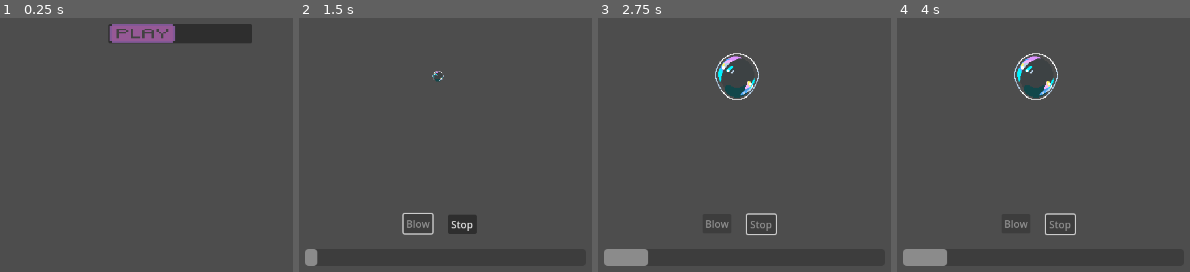
Above: before the commit, frames 1-4 (left to right).
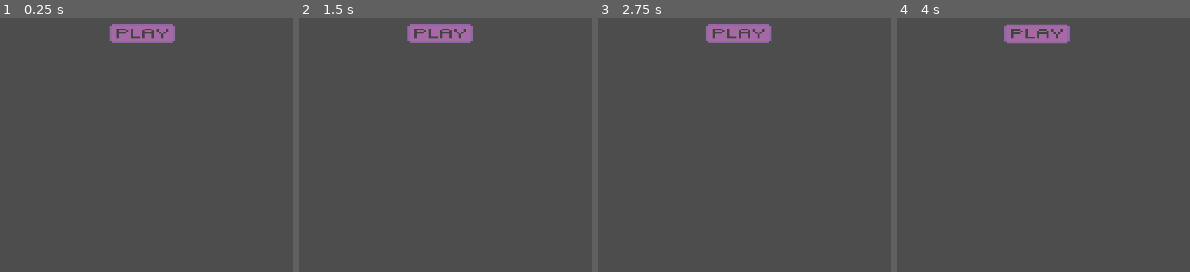
Above: after the commit, the same moments.

Repository: Topech/gamejam2025
Game: Godot game, scene res://main.tscn
Two runs of this game, one before a commit and one after it. Both use one fixed random seed, a clock stepped at 60 frames per second and the inputs below.
Inputs (mouse positions are in pixels of both pictures, inside the frame that each line leads up to):
- Up to frame 1 (0.25 s): no input
- Up to frame 2 (1.5 s): click "This button starts the game!" at 0.5 s; click (419, 223) at 1.25 s, where only the run before the commit has a clickable "Blow"
- Up to frame 3 (2.75 s): click (762, 223) at 2 s, where only the run before the commit has a clickable "Stop"
- Up to frame 4 (4 s): click (1075, 23) at 2.75 s, where only the run after the commit has a clickable "This button starts the game!"; click (1075, 28) at 3.5 s, where only the run after the commit has a clickable "This button starts the game!"

The runs differ from the first frame. In frame 1, 2.0% of the frame differs, in the area x 37-87%, y 2-10%; in frame 2, 2.8%; in frame 3, 3.7%; in frame 4, 3.8%, in the area x 2-62%, y 2-98%.

Commit message:
Start button updated

Diff:
--- a/button.tscn
+++ b/button.tscn
@@ -1,8 +1,30 @@
-[gd_scene load_steps=4 format=3 uid="uid://c6a6sgpnvrubx"]
+[gd_scene load_steps=15 format=3 uid="uid://c6a6sgpnvrubx"]
 
 [ext_resource type="Script" path="res://button.gd" id="1_6syls"]
 [ext_resource type="Script" path="res://start_button.gd" id="2_d5gbx"]
 [ext_resource type="Texture2D" uid="uid://degcmku0mhc20" path="res://Assets/Buttons/MainMenu/Play_2.png" id="3_mvdgq"]
+
+[sub_resource type="StyleBoxEmpty" id="StyleBoxEmpty_nx3b4"]
+
+[sub_resource type="StyleBoxEmpty" id="StyleBoxEmpty_4jxcf"]
+
+[sub_resource type="StyleBoxEmpty" id="StyleBoxEmpty_24le5"]
+
+[sub_resource type="StyleBoxEmpty" id="StyleBoxEmpty_3ytqc"]
+
+[sub_resource type="StyleBoxEmpty" id="StyleBoxEmpty_0fhbr"]
+
+[sub_resource type="StyleBoxEmpty" id="StyleBoxEmpty_dny5t"]
+
+[sub_resource type="StyleBoxEmpty" id="StyleBoxEmpty_qidbh"]
+
+[sub_resource type="StyleBoxEmpty" id="StyleBoxEmpty_bx048"]
+
+[sub_resource type="StyleBoxEmpty" id="StyleBoxEmpty_ow8ws"]
+
+[sub_resource type="StyleBoxEmpty" id="StyleBoxEmpty_je12f"]
+
+[sub_resource type="StyleBoxEmpty" id="StyleBoxEmpty_drlsf"]
 
 [node name="Control" type="Control"]
 layout_mode = 3
@@ -26,7 +48,17 @@
 
 [node name="StartButton" type="Button" parent="Menu"]
 layout_mode = 2
-text = " "
+theme_override_styles/focus = SubResource("StyleBoxEmpty_nx3b4")
+theme_override_styles/disabled_mirrored = SubResource("StyleBoxEmpty_4jxcf")
+theme_override_styles/disabled = SubResource("StyleBoxEmpty_24le5")
+theme_override_styles/hover_pressed_mirrored = SubResource("StyleBoxEmpty_3ytqc")
+theme_override_styles/hover_pressed = SubResource("StyleBoxEmpty_0fhbr")
+theme_override_styles/hover_mirrored = SubResource("StyleBoxEmpty_dny5t")
+theme_override_styles/hover = SubResource("StyleBoxEmpty_qidbh")
+theme_override_styles/pressed_mirrored = SubResource("StyleBoxEmpty_bx048")
+theme_override_styles/pressed = SubResource("StyleBoxEmpty_ow8ws")
+theme_override_styles/normal_mirrored = SubResource("StyleBoxEmpty_je12f")
+theme_override_styles/normal = SubResource("StyleBoxEmpty_drlsf")
 script = ExtResource("2_d5gbx")
 
 [node name="StartButtonTooltip" type="RichTextLabel" parent="Menu/StartButton"]
